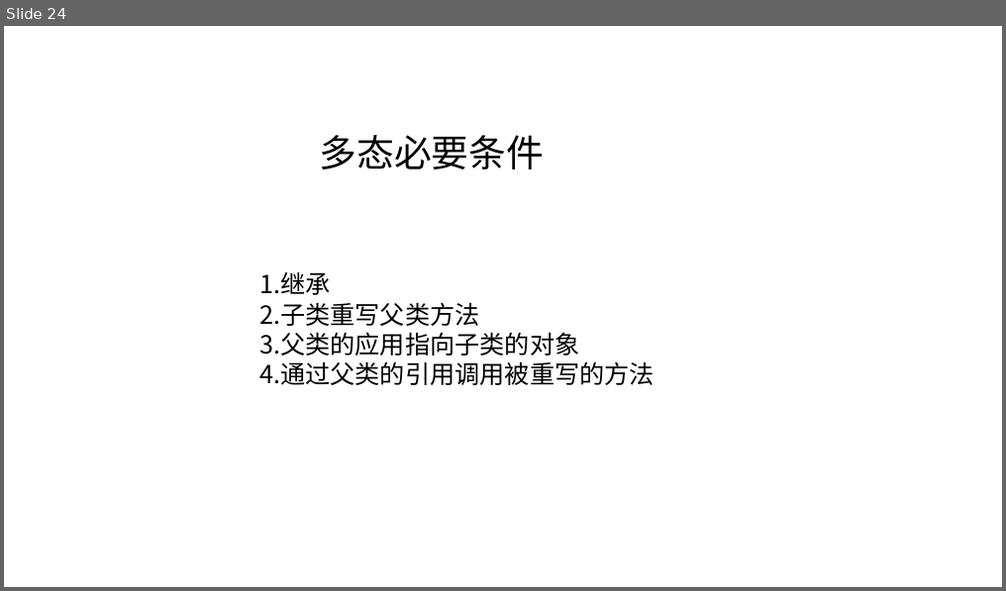
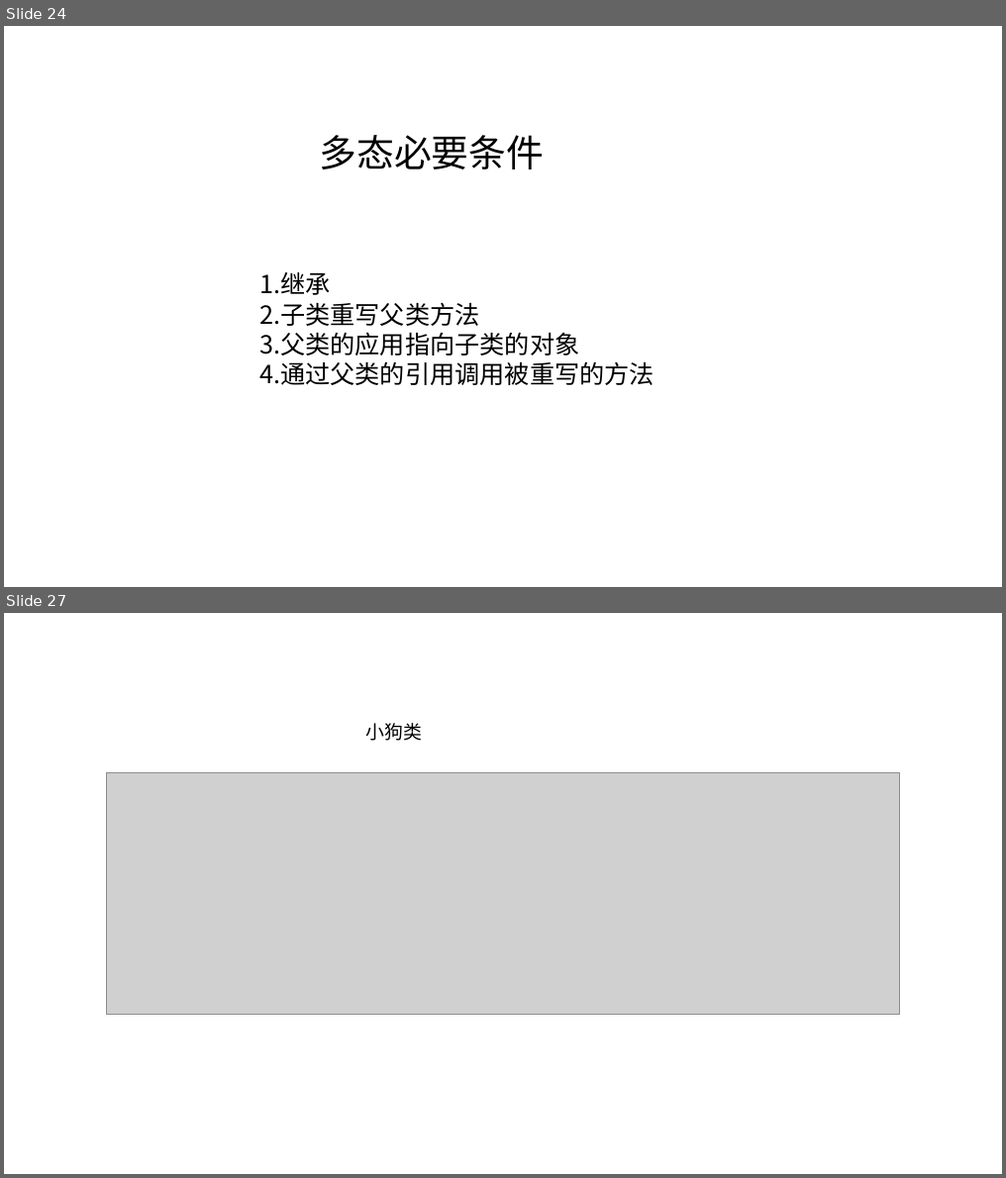
Before and after one commit to Heaven-JW/Office, a slide deck: 继承和多态.pptx. Shown one above the other, each under a label of ours: slide 24 before the commit, slides 24 and 27 after it; the slides between them are not shown. The pictures are 1006x591 and 1006x1178 pixels, drawn with LibreOffice and Linux fonts; fonts in the diff are those of the drawing; grey boxes stand for pictures. Boxes give left, top, right and bottom in pixels: in the first picture for what was removed or moved away, otherwise in the second. Text is boxed around its words. In the diff, an @@ line names an element or a change of style, - is before the commit and + after.

```diff
--- a/继承和多态.pptx
+++ b/继承和多态.pptx
@@ slide 27 added at <box>4,613,1002,1174</box>, background #FFFFFF @@
@@ text added at <box>366,723,423,741</box>, 18 pt, text #000000 @@
+小狗类
@@ picture added at <box>106,773,899,1014</box> @@
```
Also in this commit, not shown: 8 other slides added, 2 other files.
